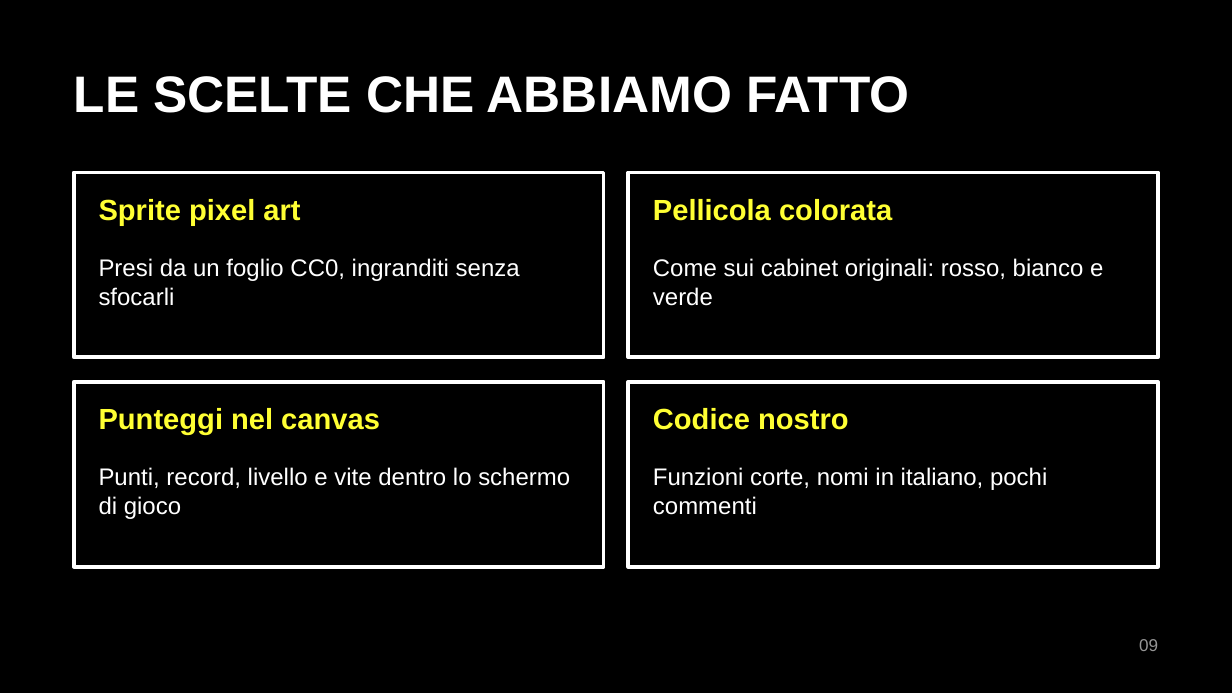
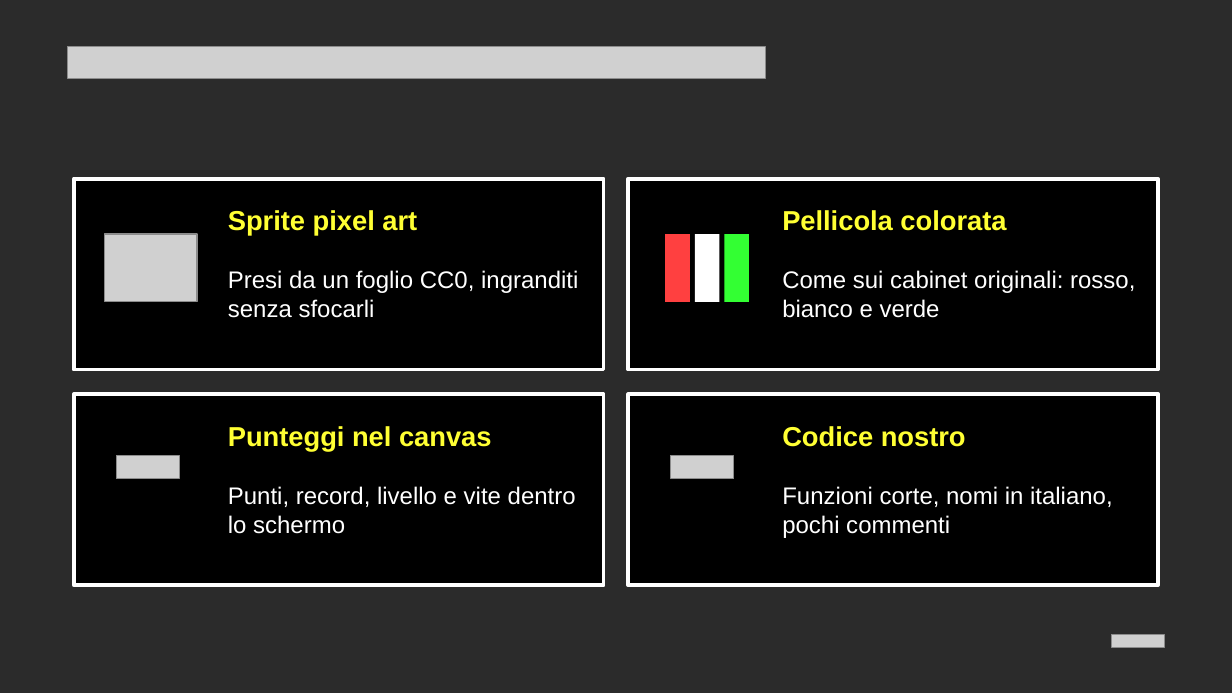
Before and after one commit to EliseyRotar/progetto-tps-arcade-games, a slide deck: slide 9 of consegna/Space Invaders - Presentazione.pptx. Drawn at 1232x693 pixels with LibreOffice and Linux fonts; fonts in the diff are those of the drawing; grey boxes stand for pictures; background and template pictures are left out; a plain dark background stands for a picture behind light text. Boxes give left, top, right and bottom in pixels: in the first picture for what was removed or moved away, otherwise in the second. Text is boxed around its words. In the diff, an @@ line names an element or a change of style, - is before the commit and + after.

```diff
--- a/consegna/Space Invaders - Presentazione.pptx
+++ b/consegna/Space Invaders - Presentazione.pptx
@@ background #000000 to picture (left out) @@
@@ picture added at [68, 47, 765, 79] @@
@@ text removed at [74, 76, 909, 113] @@
-LE SCELTE CHE ABBIAMO FATTO
@@ rectangle: place and size @@
-rectangle at [74, 172, 604, 357]
+rectangle at [74, 179, 604, 370]
@@ rectangle: place and size @@
-rectangle at [628, 172, 1158, 357]
+rectangle at [628, 179, 1158, 370]
@@ text "Sprite pixel art": place and size @@
-text "Sprite pixel art" at [99, 199, 300, 225]
+text "Sprite pixel art" at [228, 210, 417, 236]
@@ text "Pellicola colorata": place and size @@
-text "Pellicola colorata" at [653, 199, 892, 221]
+text "Pellicola colorata" at [782, 210, 1006, 231]
@@ picture added at [105, 234, 197, 302] @@
@@ rectangle added at [665, 234, 690, 302], fill #FF4040 @@
@@ rectangle added at [695, 234, 719, 302], fill #FFFFFF @@
@@ rectangle added at [724, 234, 749, 302], fill #33FF33 @@
@@ text "Presi da un foglio CC0, ..." rewrapped from [99, 258, 520, 306] to [228, 270, 578, 318] @@
@@ text "Come sui cabinet originali: rosso, ..." rewrapped from [653, 258, 1103, 306] to [782, 270, 1135, 318] @@
@@ rectangle: place and size @@
-rectangle at [74, 382, 604, 567]
+rectangle at [74, 394, 604, 585]
@@ size 17 to 16 pt in 4 elements at [782, 210, 1006, 231], [228, 210, 417, 236], [782, 426, 966, 447], [228, 426, 492, 451] @@
@@ text "Punteggi nel canvas": place and size @@
-text "Punteggi nel canvas" at [99, 408, 380, 434]
+text "Punteggi nel canvas" at [228, 426, 492, 451]
@@ fill none to #000000 in 4 elements at [628, 179, 1158, 370], [74, 179, 604, 370], [74, 394, 604, 585], [628, 394, 1158, 585] @@
@@ rectangle: place and size @@
-rectangle at [628, 382, 1158, 567]
+rectangle at [628, 394, 1158, 585]
@@ text "Codice nostro": place and size @@
-text "Codice nostro" at [653, 408, 849, 430]
+text "Codice nostro" at [782, 426, 966, 447]
@@ picture added at [116, 456, 179, 479] @@
@@ picture added at [670, 456, 733, 479] @@
@@ text at [228, 486, 576, 534]: text changed @@
-Punti, record, livello e vite dentro lo schermo di gioco
+Punti, record, livello e vite dentro lo schermo
@@ text "Funzioni corte, nomi in italiano, ..." rewrapped from [653, 467, 1047, 515] to [782, 486, 1113, 538] @@
@@ picture added at [1111, 634, 1164, 647] @@
@@ text removed at [1139, 639, 1158, 651] @@
-09
```
Also in this commit, not shown: 9 other slides changed, 1 slide added, 1 slide removed, 8 other files.
